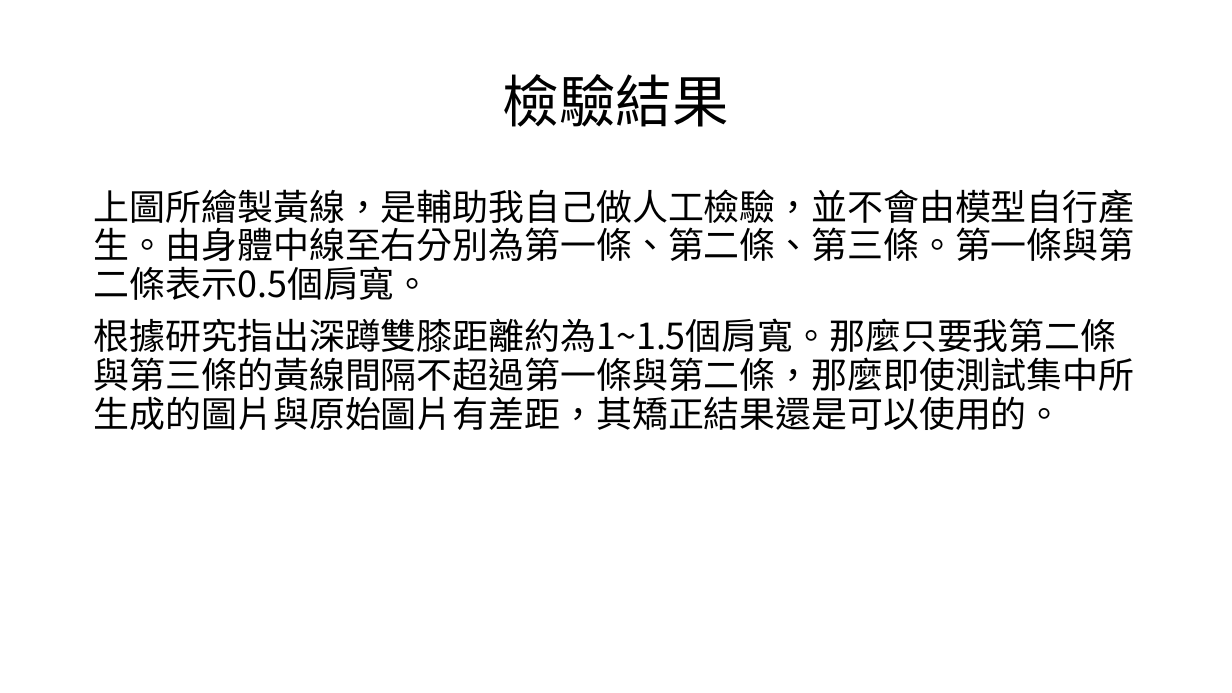
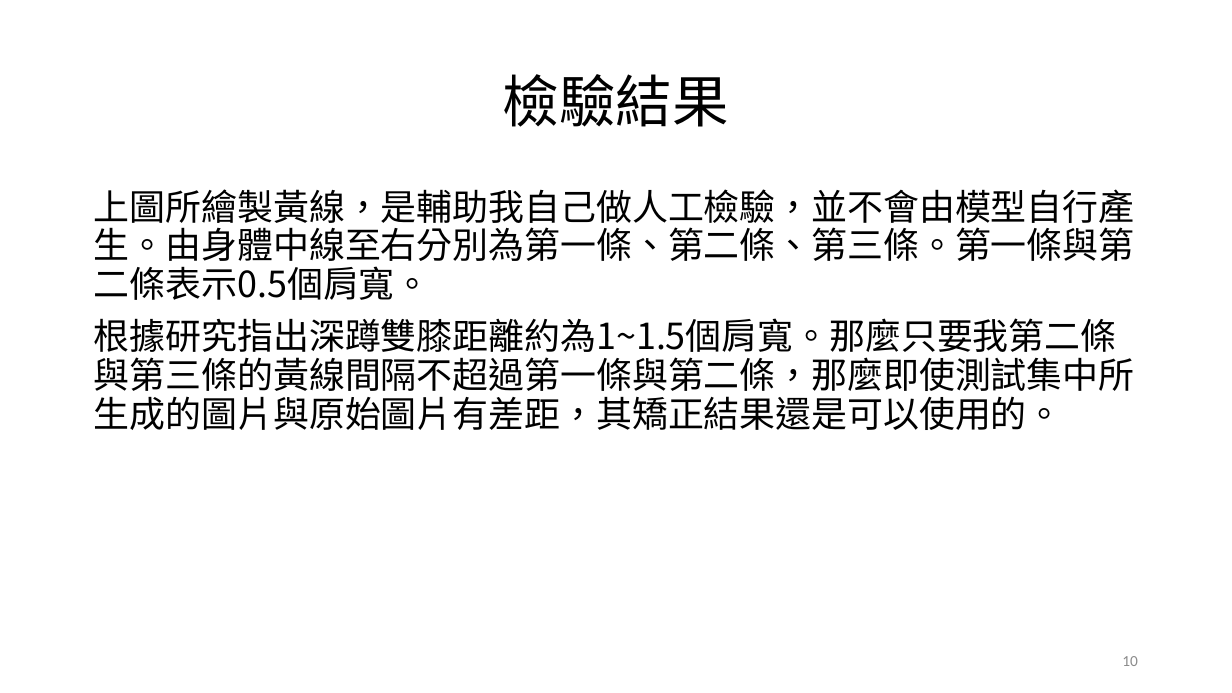
Before and after one commit to mizulun/seatpose-system, a slide deck: slide 10 of week6進度報告.pptx. Drawn at 1232x693 pixels with LibreOffice and Linux fonts; fonts in the diff are those of the drawing. Boxes give left, top, right and bottom in pixels: in the first picture for what was removed or moved away, otherwise in the second. Text is boxed around its words. In the diff, an @@ line names an element or a change of style, - is before the commit and + after.

```diff
--- a/week6進度報告.pptx
+++ b/week6進度報告.pptx
@@ page number added at [1122, 656, 1138, 666], 12 pt, text #8C8C8C @@
+10
```
Also in this commit, not shown: 10 other slides changed.
